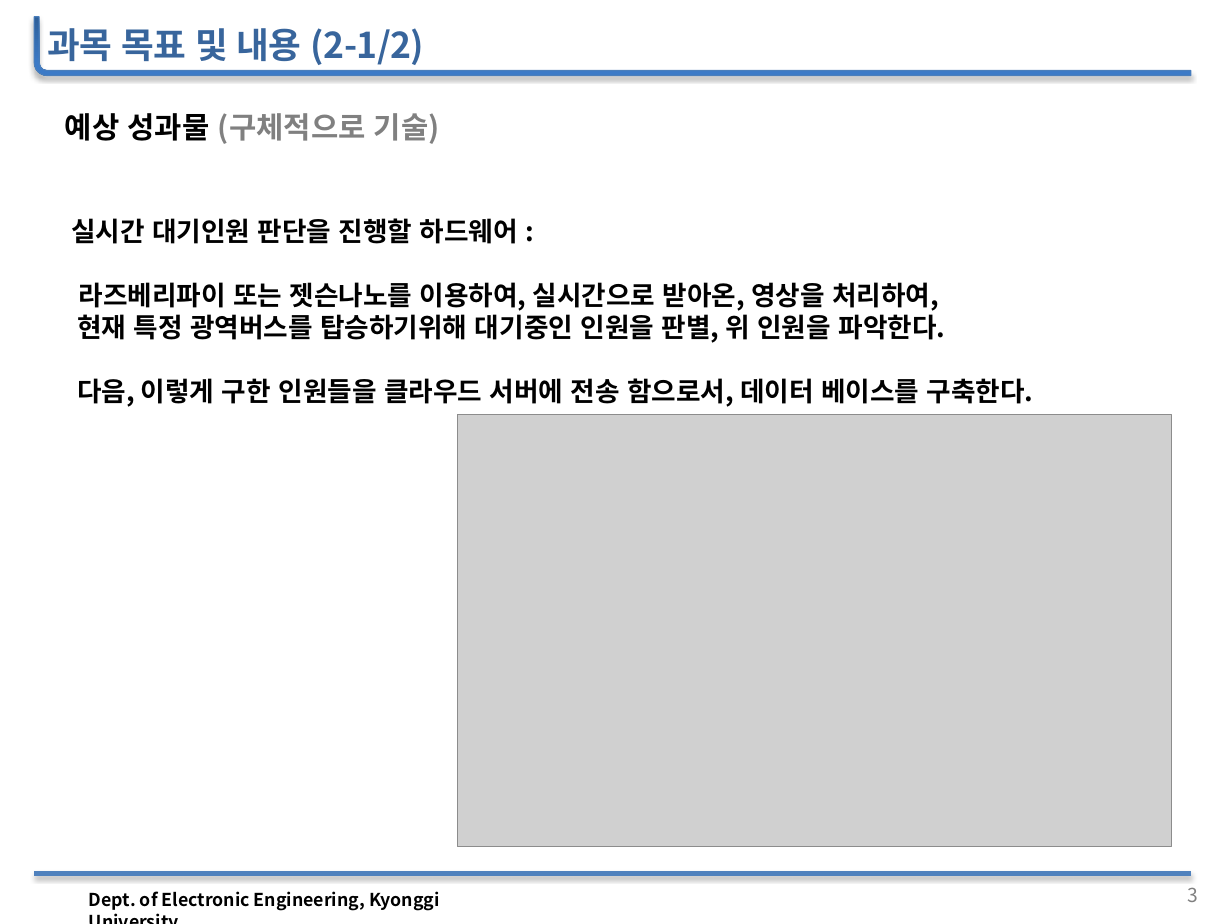
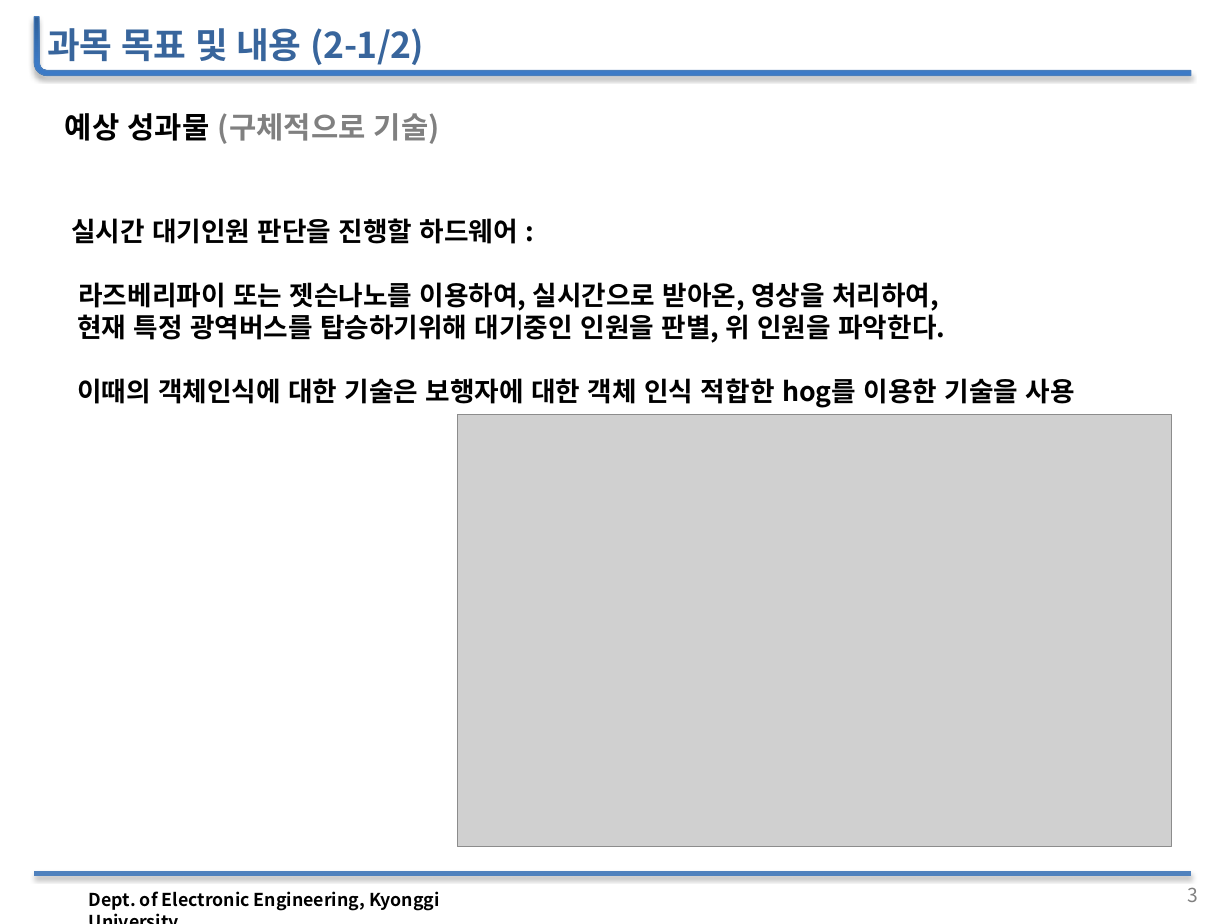
Before and after one commit to woojin1027/THE-FACO, a slide deck: slide 4 of 공학설계 자료/공학설계_중간보고_발표자료.pptx. Drawn at 1232x924 pixels with LibreOffice and Linux fonts; fonts in the diff are those of the drawing; grey boxes stand for pictures; background and template pictures are left out. Boxes give left, top, right and bottom in pixels: in the first picture for what was removed or moved away, otherwise in the second. Text is boxed around its words. In the diff, an @@ line names an element or a change of style, - is before the commit and + after.

```diff
--- a/공학설계 자료/공학설계_중간보고_발표자료.pptx
+++ b/공학설계 자료/공학설계_중간보고_발표자료.pptx
@@ text at (77, 282, 1075, 408): text changed @@
-라즈베리파이 또는 젯슨나노를 이용하여, 실시간으로 받아온, 영상을 처리하여,
-현재 특정 광역버스를 탑승하기위해 대기중인 인원을 판별, 위 인원을 파악한다.
-다음, 이렇게 구한 인원들을 클라우드 서버에 전송 함으로서, 데이터 베이스를 구축한다.
+라즈베리파이 또는 젯슨나노를 이용하여, 실시간으로 받아온, 영상을 처리하여,
+현재 특정 광역버스를 탑승하기위해 대기중인 인원을 판별, 위 인원을 파악한다.
+이때의 객체인식에 대한 기술은 보행자에 대한 객체 인식 적합한 hog를 이용한 기술을 사용
```
Also in this commit, not shown: 2 other slides changed, 2 slides added, 5 other files.
